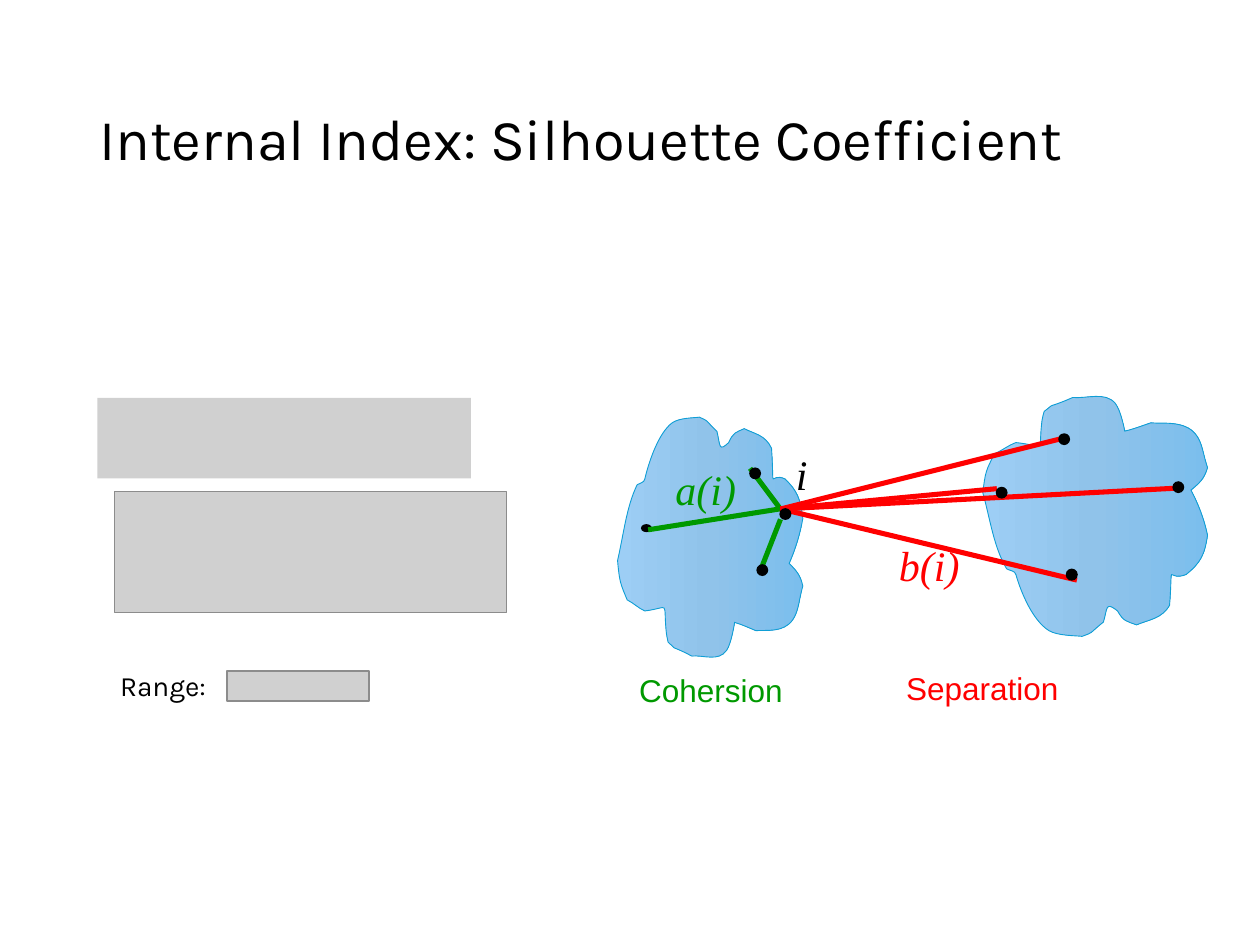
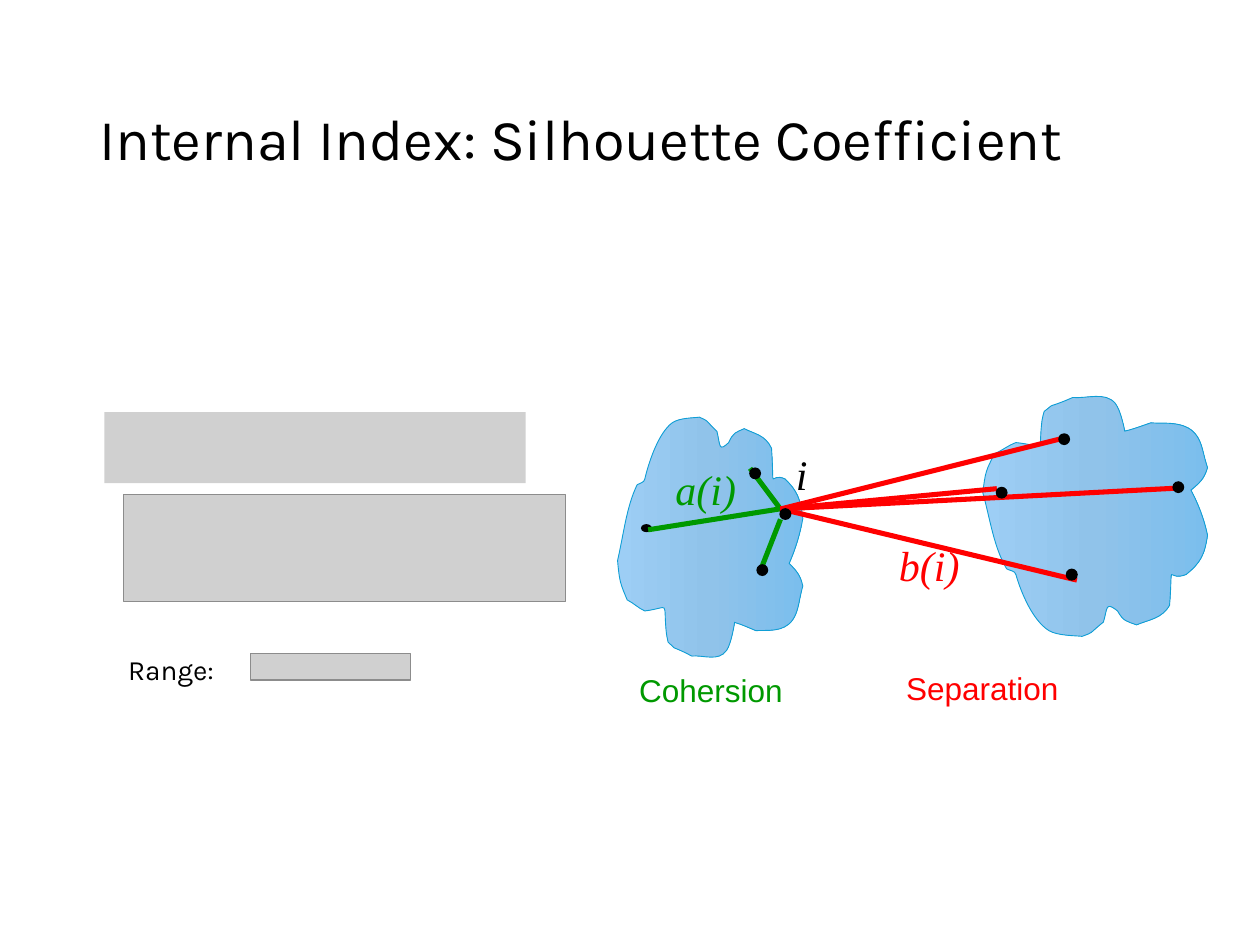
Before and after one commit to mhahsler/Introduction_to_Data_Mining_R_Examples, a slide deck: slide 86 of slides/chap7_basic_cluster_analysis.pptx. Drawn at 1260x945 pixels with LibreOffice and Linux fonts; fonts in the diff are those of the drawing; grey boxes stand for pictures. Boxes give left, top, right and bottom in pixels: in the first picture for what was removed or moved away, otherwise in the second. Text is boxed around its words. In the diff, an @@ line names an element or a change of style, - is before the commit and + after.

```diff
--- a/slides/chap7_basic_cluster_analysis.pptx
+++ b/slides/chap7_basic_cluster_analysis.pptx
@@ picture resized from (x1=97, y1=398, x2=470, y2=479) to (x1=105, y1=412, x2=525, y2=484) @@
@@ picture resized from (x1=115, y1=491, x2=507, y2=612) to (x1=123, y1=495, x2=566, y2=602) @@
@@ text "Range:" moved from (x1=120, y1=678, x2=206, y2=703) to (x1=128, y1=662, x2=214, y2=687) @@
@@ picture resized from (x1=227, y1=672, x2=369, y2=702) to (x1=251, y1=654, x2=411, y2=680) @@
```
Also in this commit, not shown: 16 other slides changed, 2 slides added, 1 other file.
